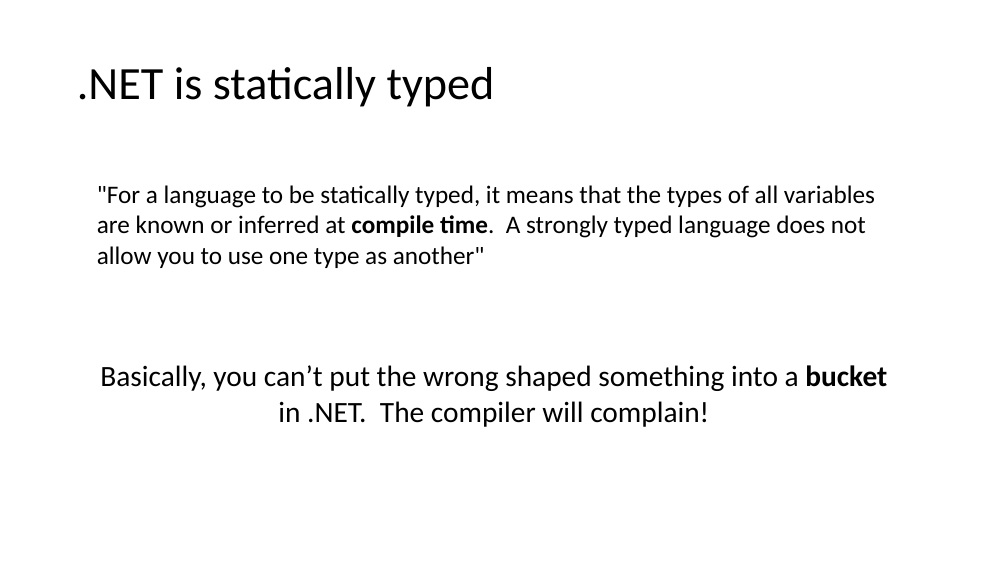
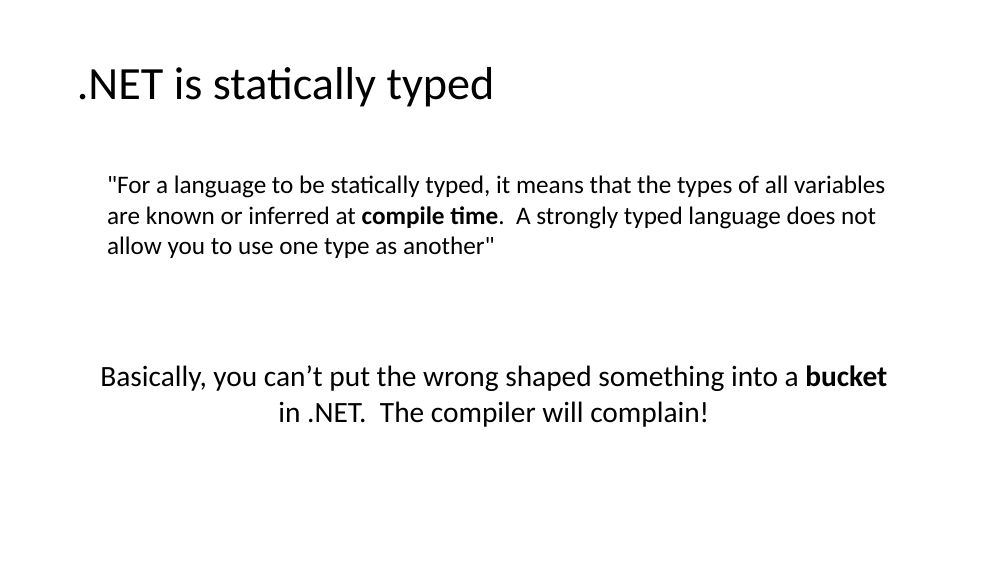
Before and after one commit to ianrkent/learncsharp, a slide deck: slide 8 of lessons/fundamentals/presentations/Learning CSharp.pptx (slide 9 before the commit). Drawn at 1008x567 pixels with LibreOffice and Linux fonts; fonts in the diff are those of the drawing. Boxes give left, top, right and bottom in pixels: in the first picture for what was removed or moved away, otherwise in the second. Text is boxed around its words. In the diff, an @@ line names an element or a change of style, - is before the commit and + after.

```diff
--- a/lessons/fundamentals/presentations/Learning CSharp.pptx
+++ b/lessons/fundamentals/presentations/Learning CSharp.pptx
@@ text ""For a language to be ..." moved from (x1=97, y1=185, x2=875, y2=268) to (x1=107, y1=175, x2=885, y2=258) @@
```
Also in this commit, not shown: 3 other slides changed, 1 slide removed, 9 other files.
